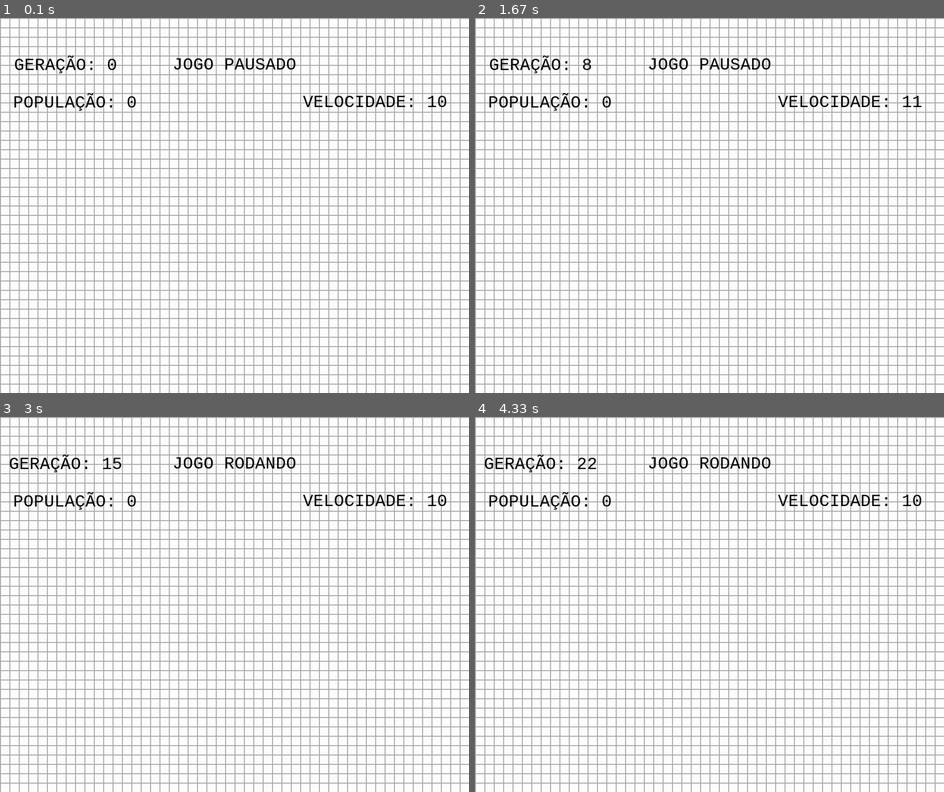
Above: before the commit, frames 1-4 (two rows, left to right).
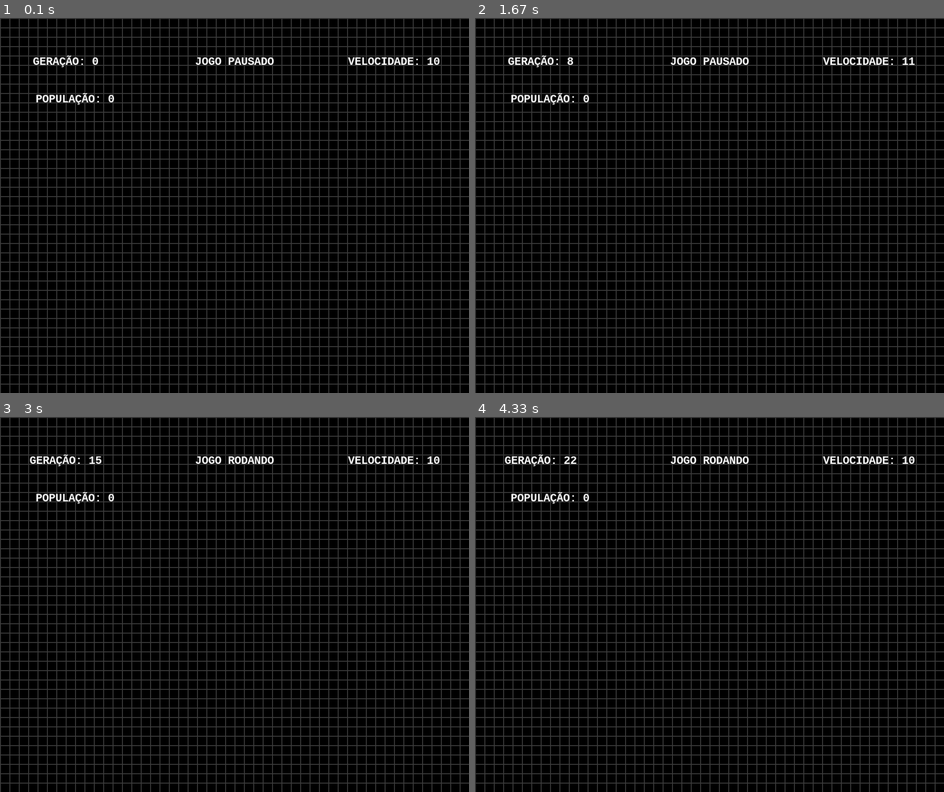
Above: after the commit, the same moments.

Repository: gabrielhdof/pygame-of-life
Game: pygame game, started from main.py
Two runs of this game, one before a commit and one after it. Both use one fixed random seed, a clock stepped at 60 frames per second and the inputs below.
Inputs (mouse positions are in pixels of both pictures, inside the frame that each line leads up to):
- Up to frame 1 (0.1 s): no input
- Up to frame 2 (1.67 s): press the mouse at (479, 21) at 0.37 s; move the mouse to (535, 115) at 0.47 s; release the mouse at (596, 209) at 0.6 s; hold Up 0.67-1.13 s; tap Space at 0.73, 1.03, 1.23, 1.57 s; hold Down 1.17-1.47 s; hold Up from 1.5 s (still down)
- Up to frame 3 (3 s): release Up at 1.87 s; hold Down 1.9-2.27 s; tap Space at 1.97, 2.37, 2.7 s; hold Up 2.3-2.6 s; hold Down 2.63-2.93 s; hold Up from 2.97 s (still down)
- Up to frame 4 (4.33 s): tap Space at 3.03, 3.43, 3.83, 4.17 s; release Up at 3.33 s; hold Down 3.37-3.73 s; hold Up 3.77-4.07 s; hold Down from 4.1 s (still down)

The runs differ from the first frame. In frame 1, 99% of the frame differs, in the area x 0-100%, y 0-100%; in frame 2, 99%; in frame 3, 99%; in frame 4, 99%.

Commit message:
dark theme and improving readability

Diff:
--- a/main.py
+++ b/main.py
@@ -24,14 +24,15 @@
 
         self.clock = pygame.time.Clock()
 
-        self.main_font = pygame.font.SysFont("Consolas", self.BLOCK_SIZE * 2)
+        self.main_font = pygame.font.SysFont(
+            "Courier New", int(self.BLOCK_SIZE * 1.2), bold=True)
         self.bg_music = pygame.mixer.Sound(r"assets/sounds/bgmusic2.mp3")
 
         self.generate = False
         self.generation = -1
 
-        self.main_color = "black"
-        self.secondary_color = "white"
+        self.main_color = "white"
+        self.secondary_color = "black"
 
         self.is_mb1_down = False
 
@@ -61,17 +62,14 @@
 
         # 031c29
         for i in range(x):
-            pygame.draw.line(self.screen, "darkgrey", (i * self.BLOCK_SIZE,
+            pygame.draw.line(self.screen, "grey24", (i * self.BLOCK_SIZE,
                              0), (i * self.BLOCK_SIZE, self.HEIGTH), 2)
         for i in range(y):
-            pygame.draw.line(self.screen, "darkgrey", (0, i *
+            pygame.draw.line(self.screen, "grey24", (0, i *
                              self.BLOCK_SIZE), (self.WIDTH, i * self.BLOCK_SIZE), 2)
 
     def draw_text(self):
-        if self.generate:
-            text1 = "JOGO RODANDO"
-        else:
-            text1 = "JOGO PAUSADO"
+        text1 = "JOGO RODANDO" if self.generate else "JOGO PAUSADO"
 
         draw_text(self.screen, text1, self.WIDTH//2,
                   self.BLOCK_SIZE * 4, self.main_color, self.main_font)
@@ -80,7 +78,7 @@
         draw_text(self.screen, f"POPULAÇÃO: {
                   self.grid.alive_cells}", self.BLOCK_SIZE * 8, self.BLOCK_SIZE * 8, self.main_color, self.main_font)
         draw_text(self.screen, f"VELOCIDADE: {
-                  self.speed}", self.WIDTH - self.BLOCK_SIZE * 10, self.BLOCK_SIZE * 8, self.main_color, self.main_font)
+                  self.speed}", self.WIDTH - self.BLOCK_SIZE * 8, self.BLOCK_SIZE * 4, self.main_color, self.main_font)
 
     def handle_events(self):
         for event in pygame.event.get():
@@ -105,7 +103,7 @@
             self.on_hold_cancel()
             self.is_mb1_down = False
 
-        if self.is_mb1_down:
+        if self.is_mb1_down and hasattr(event, 'pos'):
             self.on_hold(event.pos)
 
     def restart_game(self):
